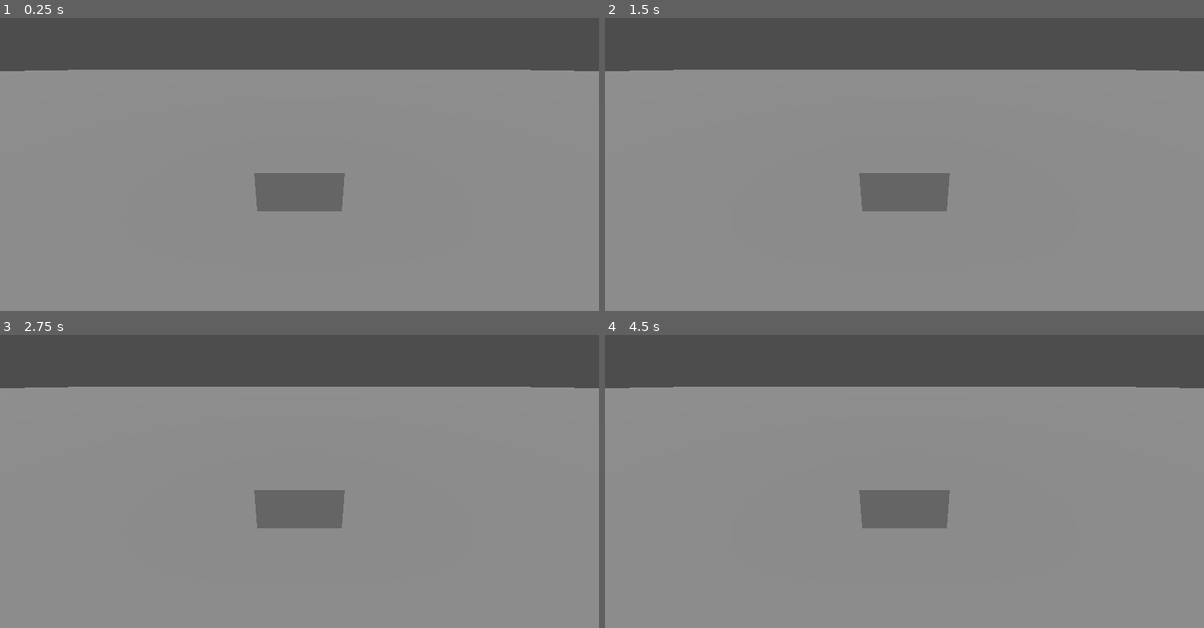
Above: before the commit, frames 1-4 (two rows, left to right).
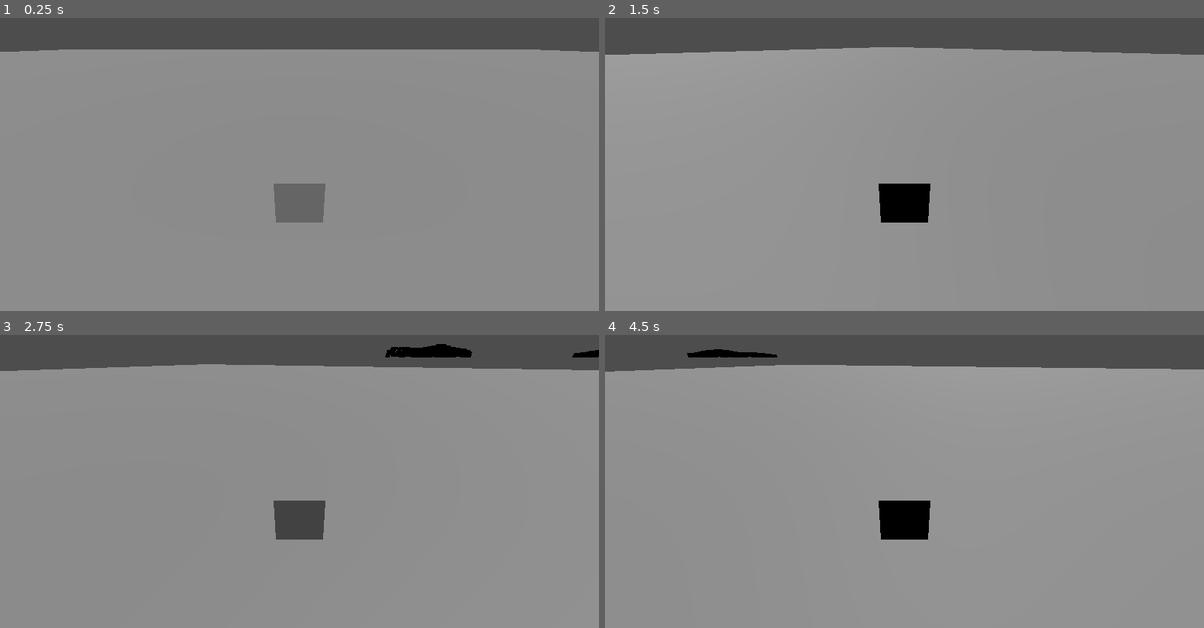
Above: after the commit, the same moments.

Repository: Tchetchouille/GMTK2024
Game: Godot game, scene res://scenes/flo_scene.tscn
Two runs of this game, one before a commit and one after it. Both use one fixed random seed, a clock stepped at 60 frames per second and the inputs below. This scene is started directly instead of the project's main scene.
Inputs (mouse positions are in pixels of both pictures, inside the frame that each line leads up to):
- Up to frame 1 (0.25 s): no input
- Up to frame 2 (1.5 s): tap Enter at 0.5 s; move the mouse to (1036, 126) at 0.52 s; hold D (move_right) 0.53-1.28 s; move the mouse to (784, 158) at 1.27 s; hold S (move_back) from 1.28 s (still down)
- Up to frame 3 (2.75 s): tap Space at 2 s; move the mouse to (359, 384) at 2.02 s; release S (move_back) at 2.03 s; hold D (move_right) from 2.03 s (still down)
- Up to frame 4 (4.5 s): move the mouse to (874, 528) at 2.77 s; release D (move_right) at 2.78 s; hold W (move_forward) 2.78-3.53 s; tap Enter at 3.5 s; move the mouse to (1084, 510) at 3.52 s; hold A (move_left) from 3.53 s (still down); tap Space at 4.25 s; move the mouse to (724, 408) at 4.27 s

The runs differ from the first frame. In frame 1, 8.3% of the frame differs, in the area x 0-100%, y 10-70%; in frame 2, 8.7%; in frame 3, 9.5%, in the area x 0-100%, y 3-70%; in frame 4, 9.2%.

Commit message:
weapon resource

Diff:
--- a/scenes/flo_scene.tscn
+++ b/scenes/flo_scene.tscn
@@ -1,6 +1,7 @@
-[gd_scene load_steps=2 format=3 uid="uid://c7fts27cgd051"]
+[gd_scene load_steps=3 format=3 uid="uid://c7fts27cgd051"]
 
 [ext_resource type="PackedScene" uid="uid://bb5dyhed3iijo" path="res://scenes/terrain.tscn" id="1_1x8q5"]
+[ext_resource type="PackedScene" uid="uid://c4y02kp5q7cfb" path="res://scenes/Character.tscn" id="2_wh3hq"]
 
 [node name="FloScene" type="Node3D"]
 
@@ -9,5 +10,4 @@
 [node name="DirectionalLight3D" type="DirectionalLight3D" parent="."]
 transform = Transform3D(1, 0, 0, 0, 0.451376, 0.892334, 0, -0.892334, 0.451376, 0, 1.13658, 0)
 
-[node name="Camera3D" type="Camera3D" parent="."]
-transform = Transform3D(1, 0, 0, 0, 0.94398, 0.330004, 0, -0.330004, 0.94398, 0, 1.61715, 2.67745)
+[node name="Body" parent="." instance=ExtResource("2_wh3hq")]
--- a/scenes/main.tscn
+++ b/scenes/main.tscn
@@ -1,3 +1,20 @@
-[gd_scene format=3 uid="uid://yoi5xo4fbcto"]
+[gd_scene load_steps=4 format=3 uid="uid://yoi5xo4fbcto"]
+
+[ext_resource type="PackedScene" uid="uid://bb5dyhed3iijo" path="res://scenes/terrain.tscn" id="1_nfvie"]
+[ext_resource type="PackedScene" uid="uid://c4y02kp5q7cfb" path="res://scenes/Character.tscn" id="2_ge8hq"]
+[ext_resource type="PackedScene" uid="uid://dbbbli60c0rfc" path="res://scenes/JoelScene/enemy.tscn" id="3_7w8k5"]
 
 [node name="Main" type="Node3D"]
+
+[node name="Terrain" parent="." instance=ExtResource("1_nfvie")]
+
+[node name="Character" parent="." instance=ExtResource("2_ge8hq")]
+transform = Transform3D(1, 0, 0, 0, 1, 0, 0, 0, 1, 0, 0.5, 0)
+
+[node name="Enemy" parent="." node_paths=PackedStringArray("target") instance=ExtResource("3_7w8k5")]
+transform = Transform3D(1, 0, 0, 0, 1, 0, 0, 0, 1, 0, 0, -30.5314)
+visible = false
+target = NodePath("../Character")
+
+[node name="DirectionalLight3D" type="DirectionalLight3D" parent="."]
+transform = Transform3D(1, 0, 0, 0, -0.306925, 0.951734, 0, -0.951734, -0.306925, 0, 1.51204, 0)
--- a/scripts/terrain.gd
+++ b/scripts/terrain.gd
@@ -3,20 +3,43 @@
 class_name Terrain
 
 var weapon_template = preload("res://scenes/weapon.tscn")
+var noise: FastNoiseLite
 
 var weapons: Array = [
+	preload("res://resources/mountain.tres"),
+	preload("res://resources/church.tres"),
 	preload("res://resources/bone.tres"),
-	preload("res://resources/church.tres"),
-	preload("res://resources/mountain.tres"),
 ]
 
 # Called when the node enters the scene tree for the first time.
 func _ready() -> void:
-	for weapon_resource in weapons:
-		var weapon = weapon_template.instantiate()
-		add_child(weapon)
-		weapon.set_resource(weapon_resource)
+	noise = FastNoiseLite.new()
+
+	# Configure
+	noise.seed = randi()
+
+	for x in range(100):
+		for y in range(100):
+			var val = noise.get_noise_2d(x, y)
+
+			if val > 0.4:
+				print(val)
+				add_weapon(weapons[1], Vector3(x, val*10, y))
+
+	#for weapon_resource in weapons:
+		#add_weapon(weapon_resource, Vector2(0, -2))
 
 # Called every frame. 'delta' is the elapsed time since the previous frame.
 func _process(delta: float) -> void:
 	pass
+
+func add_weapon(weapon_resource: WeaponResource, position: Vector3):
+	var weapon = weapon_template.instantiate()
+
+	# Register the node and have it run its _ready()
+	add_child(weapon)
+
+	weapon.position.x = position.x
+	weapon.position.y = position.y
+	weapon.position.z = position.z
+	weapon.resource = weapon_resource
--- a/scripts/weapon.gd
+++ b/scripts/weapon.gd
@@ -4,6 +4,11 @@
 
 
 @onready var mesh_instance = $StaticBody3D/MeshInstance3D
+@export var resource: WeaponResource:
+	get:
+		return resource
+	set(value):
+		set_resource(value)
 
 func set_resource(res: WeaponResource):
 	mesh_instance.mesh = res.model
@@ -14,4 +19,5 @@
 func pick_up():
 	# Function to be called by character when picking up this weapon
 	# from the ground.
-	pass
+	queue_free()
+	return resource
